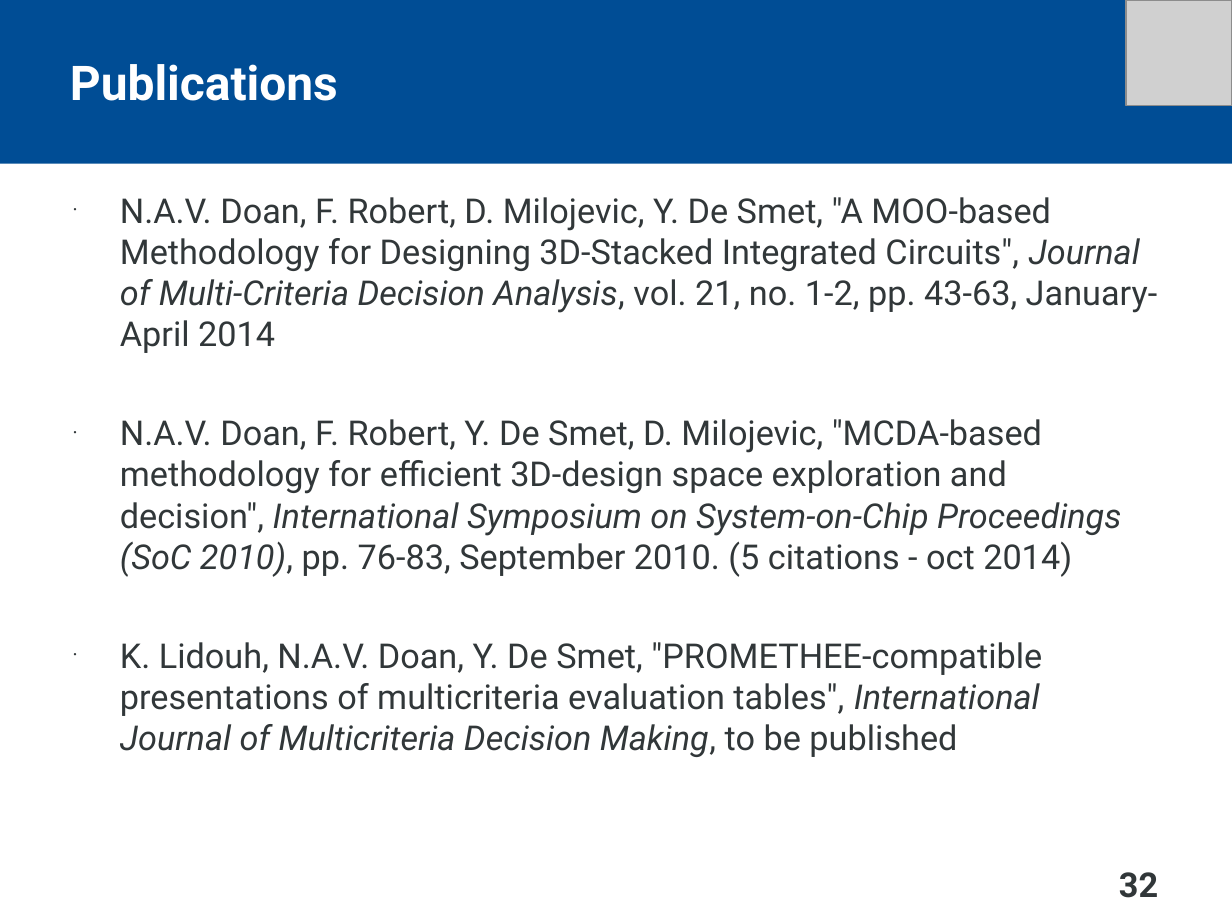
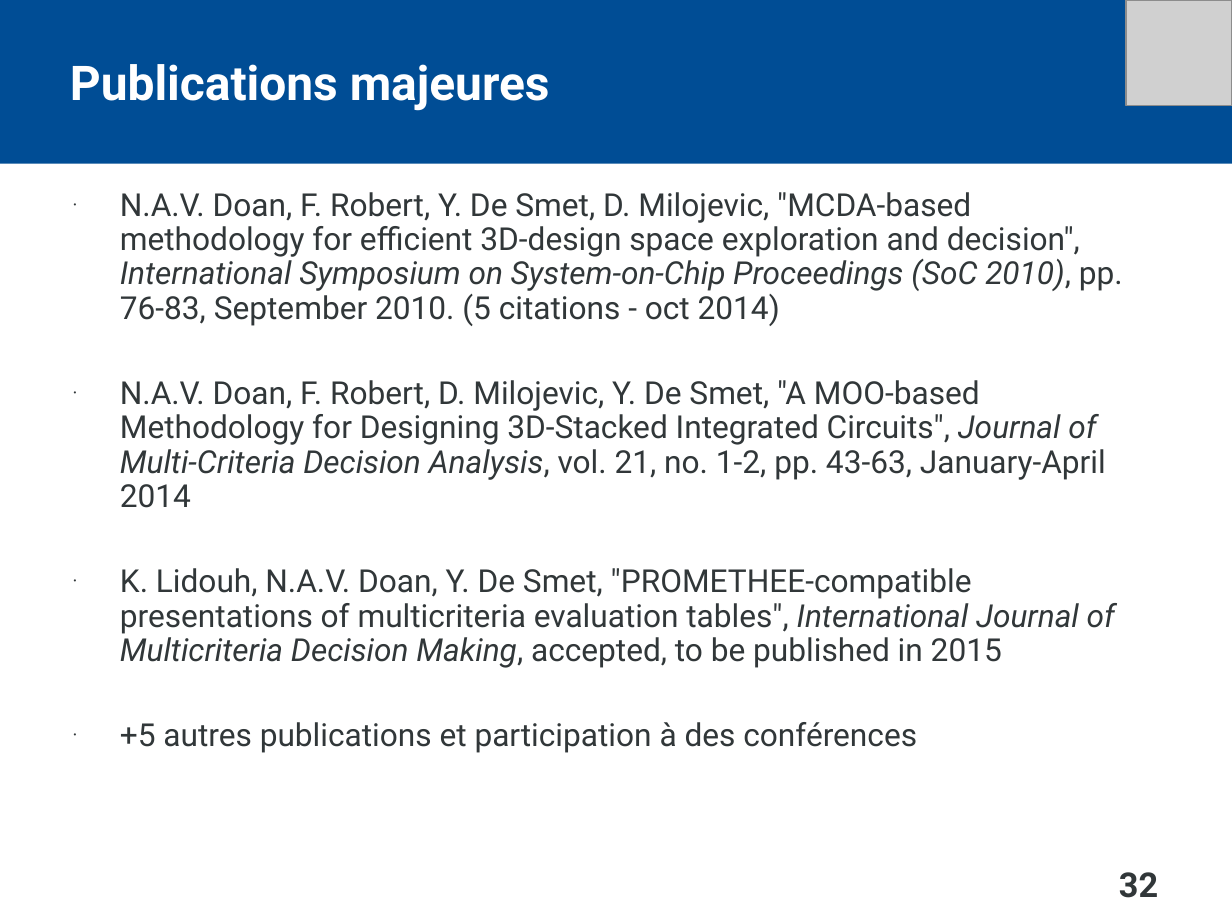
Before and after one commit to Bocko/thesis, a slide deck: slide 32 of thesis_presentation.ppt. Drawn at 1232x924 pixels with LibreOffice and Linux fonts; fonts in the diff are those of the drawing; grey boxes stand for pictures. Boxes give left, top, right and bottom in pixels: in the first picture for what was removed or moved away, otherwise in the second. Text is boxed around its words. In the diff, an @@ line names an element or a change of style, - is before the commit and + after.

Commit message:
update presentation

```diff
--- a/thesis_presentation.ppt
+++ b/thesis_presentation.ppt
@@ title at box(70, 64, 550, 111): text changed @@
-Publications
+Publications majeures
@@ text at box(120, 192, 1123, 326): paragraph added @@
+• N.A.V. Doan, F. Robert, Y. De Smet, D. Milojevic, "MCDA-based methodology for efficient 3D-design space exploration and decision", International Symposium on System-on-Chip Proceedings (SoC 2010), pp. 76-83, September 2010. (5 citations - oct 2014)
@@ text at box(120, 380, 1106, 508): size 20 to 18.5 pt in "N.A.V. Doan, F. Robert, D. Milojevic, Y. ..."; line spacing 1 to 0.9 @@
@@ text at box(120, 568, 1115, 753): text changed; size 20 to 18.5 pt @@
-• N.A.V. Doan, F. Robert, Y. De Smet, D. Milojevic, "MCDA-based methodology for efficient 3D-design space exploration and decision", International Symposium on System-on-Chip Proceedings (SoC 2010), pp. 76-83, September 2010. (5 citations - oct 2014)
-• K. Lidouh, N.A.V. Doan, Y. De Smet, "PROMETHEE-compatible presentations of multicriteria evaluation tables", International Journal of Multicriteria Decision Making, to be published
+• K. Lidouh, N.A.V. Doan, Y. De Smet, "PROMETHEE-compatible presentations of multicriteria evaluation tables", International Journal of Multicriteria Decision Making, accepted, to be published in 2015
+• +5 autres publications et participation à des conférences
```
Also in this commit, not shown: 5 other slides changed, 1 other file.
